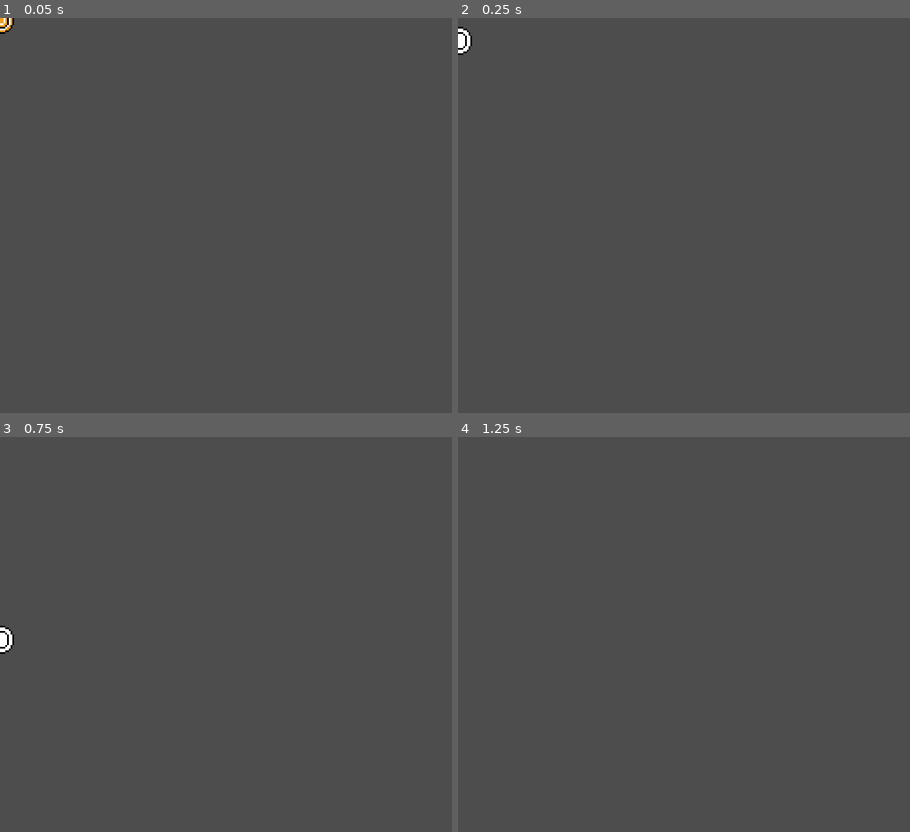
Above: before the commit, frames 1-4 (two rows, left to right).
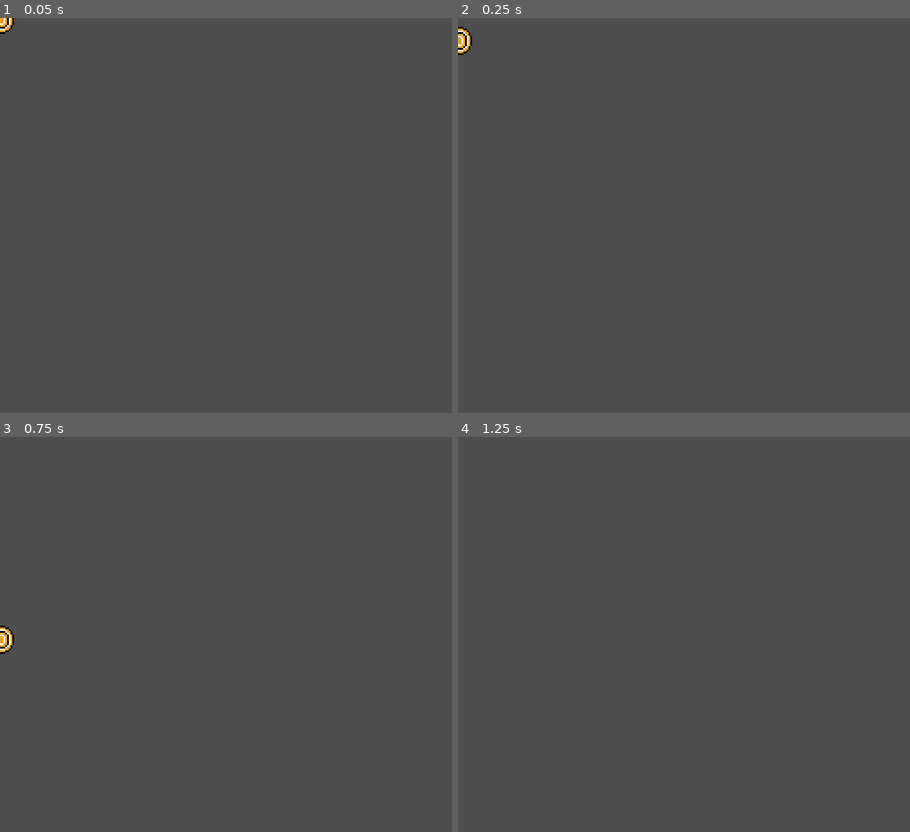
Above: after the commit, the same moments.

Repository: fabioorlandi/DuckTalesRMK
Game: Godot game, scene res://Itens/stage_trophy.tscn
Same seed, same stepped clock (60 frames per second), same inputs: the game is played once before the commit and once after it. This scene is started directly instead of the project's main scene. Sound files missing from this copy of the repository are replaced by a short silence.
Inputs:
- Up to frame 1 (0.05 s): no input
- Up to frame 2 (0.25 s): no input
- Up to frame 3 (0.75 s): tap Enter (pause) at 0.5 s; hold D (right) from 0.53 s (still down); tap 1 (1) at 0.6 s
- Up to frame 4 (1.25 s): keep holding D (right); tap Z (jump) at 0.77 s; tap 4 (4) at 0.8 s

Frame 1 is identical in both runs. In frame 2, less than 0.1% of the frame differs, in the area x 0-3%, y 2-9%; in frame 3, less than 0.1%; in frame 4, nothing differs.
Error after the commit: Out of bounds get index '0' (on base: 'Array[Node]') (res://Scripts/Item.gd:26)

Commit message:
Item-ItemSpawner-Adjusts

Diff:
--- a/godot/Scripts/Item.gd
+++ b/godot/Scripts/Item.gd
@@ -12,17 +12,29 @@
 @onready var timer: Timer = $Timer
 var timeLeft: int = 6
 
-const gravity = -400.0
 const y_force := -50.0
 
 @export var destroyable: bool
 
+@export var isStatic: bool = true
+var direction: int = 1
+@export var speed: float = 80.0
+@export var gravity: float
+@export var max_fall_speed: float = 600.0
+
 func _ready() -> void:
+	var patinhas = get_tree().get_nodes_in_group("Patinhas")[0]
+	self.add_collision_exception_with(patinhas)
+
 	$AnimatedSprite2D.play("brilho")
 
 	if (destroyable):
 		timer.timeout.connect(_on_timer_timeout)
 		timer.start()
+
+	gravity = 900.0
+	if not isStatic:
+		direction = _get_initial_direction()
 
 	await get_tree().create_timer(.1).timeout
 	$CollisionShape2D.disabled = false
@@ -38,8 +50,21 @@
 		$AnimatedSprite2D.play("fade")
 
 func _physics_process(delta: float) -> void:
-	velocity.y += 400 * delta
-	move_and_slide()
+	if isStatic == true:
+		velocity.y += 400 * delta
+		move_and_slide()
+	else:
+		if not is_on_floor():
+			velocity.y += gravity * delta
+			velocity.y = min(velocity.y, max_fall_speed)
+		else:
+			velocity.y = 0
+
+		velocity.x = speed * direction
+
+		move_and_slide()
+
+		_check_wall_collision()
 
 func _on_area_2d_body_entered(body: Node2D) -> void:
 	if body.name == "Patinhas":
@@ -80,3 +105,23 @@
 			ui.ResetHealth()
 		Item.ice_cream:
 			ui.ReceiveCure(1)
+
+
+func _check_wall_collision() -> void:
+	for i in range(get_slide_collision_count()):
+		var collision = get_slide_collision(i)
+		var normal = collision.get_normal()
+
+		if abs(normal.x) > 0.5:
+			direction *= -1
+			break
+
+func _get_initial_direction() -> int:
+	var player = get_tree().get_first_node_in_group("player")
+	if player == null:
+		return -1
+
+	if player.global_position.x < global_position.x:
+		return -1
+	else:
+		return 1
--- a/godot/Scripts/item_spawner.gd
+++ b/godot/Scripts/item_spawner.gd
@@ -6,6 +6,8 @@
 @export var isChest: bool
 
 @export var canIPogoAndAttack: bool
+
+@export var isStatic: bool = false
 
 func SetChest() -> void:
 	isChest = true
@@ -29,12 +31,15 @@
 		$AnimatedSprite2D.play("empty")
 		var obj = item_to_spawn.instantiate()
 		obj.global_position = global_position
+		obj.isStatic = isStatic
 		get_tree().current_scene.add_child(obj)
-		obj.apply_tween()
+		if isStatic:
+			obj.apply_tween()
 
 func active_from_chest() -> void:
 	already_obtained = true
 	var obj = item_to_spawn.instantiate()
 	obj.global_position = global_position
+	obj.isStatic = isStatic
 	get_tree().current_scene.add_child(obj)
 	obj.apply_tween()
